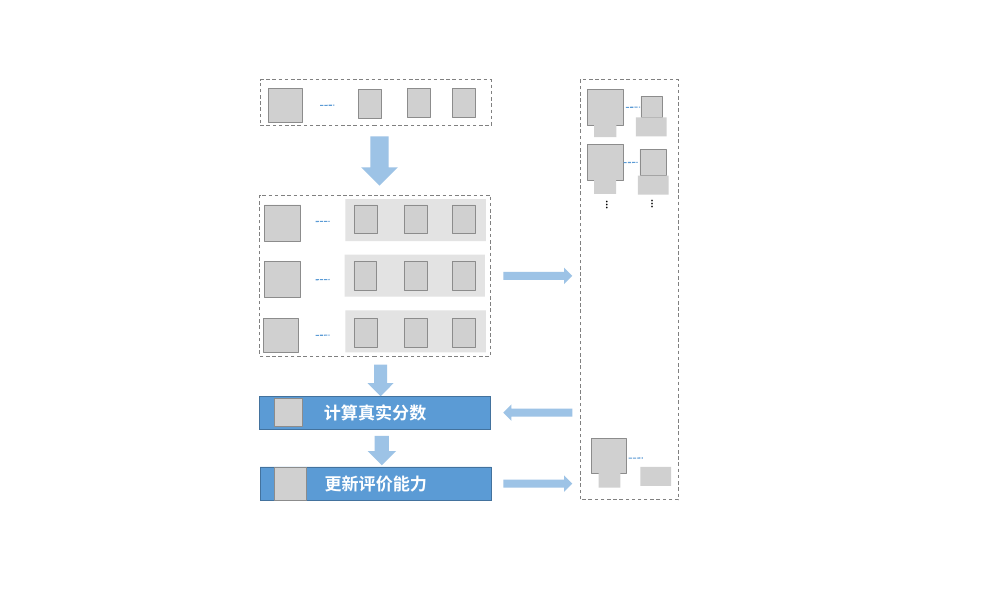
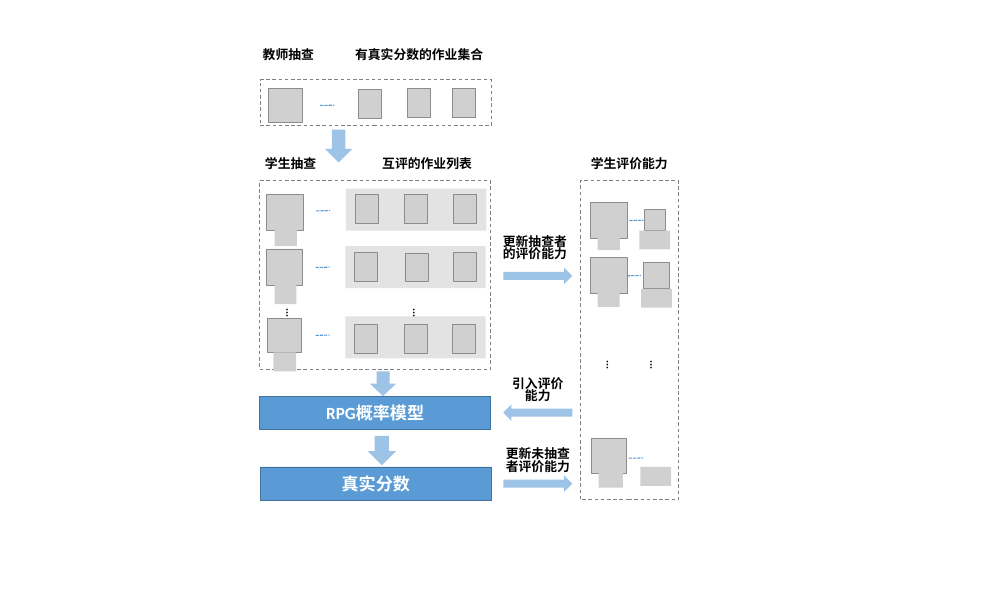
Before and after one commit to CHDYPY/douban, a slide deck: slide 5 of paper/相关图.pptx. Drawn at 1008x605 pixels with LibreOffice and Linux fonts; fonts in the diff are those of the drawing; grey boxes stand for pictures; background and template pictures are left out. Boxes give left, top, right and bottom in pixels: in the first picture for what was removed or moved away, otherwise in the second. Text is boxed around its words. In the diff, an @@ line names an element or a change of style, - is before the commit and + after.

Commit message:
全部更新，居家办公

```diff
--- a/paper/相关图.pptx
+++ b/paper/相关图.pptx
@@ text added at [263,48,314,60], 18 pt, text #000000, bold @@
+教师抽查
@@ text added at [355,48,483,60], 18 pt, text #000000, bold @@
+有真实分数的作业集合
@@ picture removed at [636,117,667,136] @@
@@ right arrow: place and size @@
-right arrow at [362,136,398,186]
+right arrow at [325,130,352,163]
@@ text added at [265,157,316,169], 18 pt, text #000000, bold @@
+学生抽查
@@ text added at [382,157,472,169], 18 pt, text #000000, bold @@
+互评的作业列表
@@ text added at [591,157,668,169], 18 pt, text #000000, bold @@
+学生评价能力
@@ picture removed at [638,176,669,195] @@
@@ rectangle: place and size @@
-rectangle at [260,195,491,356]
+rectangle at [260,181,491,369]
@@ rectangle: place and size @@
-rectangle at [580,80,679,500]
+rectangle at [580,181,679,500]
@@ picture added at [275,227,297,246] @@
@@ 8 pictures, 2 rectangles, 1 line: place and size @@
-8 pictures, 2 rectangles, 1 line at [265,199,486,298]
+8 pictures, 2 rectangles, 1 line at [266,188,487,288]
@@ text added at [503,232,567,262], 18 pt, text #000000, bold @@
+更新抽查者的评价能力
@@ picture added at [640,230,670,249] @@
@@ line moved from (316, 280) - (330, 280) to (316, 267) - (330, 267) @@
@@ picture added at [275,285,297,304] @@
@@ 6 pictures, 2 lines: place and size @@
-6 pictures, 2 lines at [587,89,666,194]
+6 pictures, 2 lines at [591,202,669,307]
@@ picture added at [641,289,672,308] @@
@@ text added at [277,303,301,324], 16 pt, text #000000, bold @@
+...
@@ 3 pictures, 1 rectangle: place and size @@
-3 pictures, 1 rectangle at [346,310,486,352]
+3 pictures, 1 rectangle at [346,317,486,359]
@@ text added at [403,303,427,324], 16 pt, text #000000, bold @@
+...
@@ picture added at [274,352,296,371] @@
@@ text "...": place and size @@
-text "..." at [596,195,620,216]
+text "..." at [597,355,621,376]
@@ text "...": place and size @@
-text "..." at [641,195,665,215]
+text "..." at [640,355,664,376]
@@ right arrow: place and size @@
-right arrow at [368,364,394,396]
+right arrow at [370,372,396,396]
@@ text added at [512,377,563,401], 18 pt, text #000000, bold @@
+引入评价能力
@@ picture removed at [275,398,303,427] @@
@@ text in rectangle at [326,405,424,421]: text changed @@
-计算真实分数
+RPG概率模型
@@ text added at [506,445,570,472], 18 pt, text #000000, bold @@
+更新未抽查者评价能力
@@ picture removed at [275,467,307,499] @@
@@ text in rectangle at [342,475,410,492]: text changed @@
-更新评价能力
+真实分数
```
Also in this commit, not shown: 2 other files.
